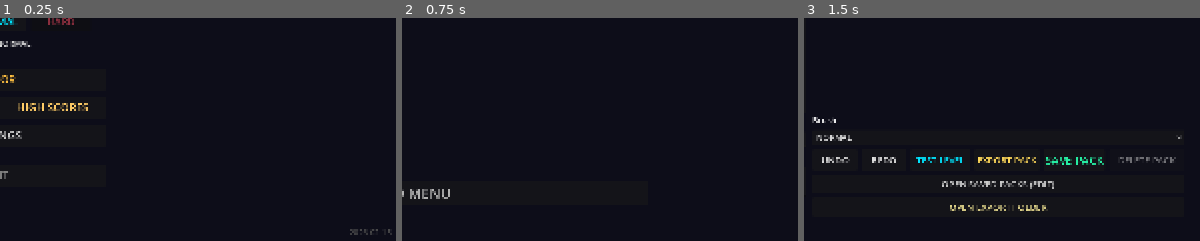
Above: before the commit, frames 1-3 (left to right).
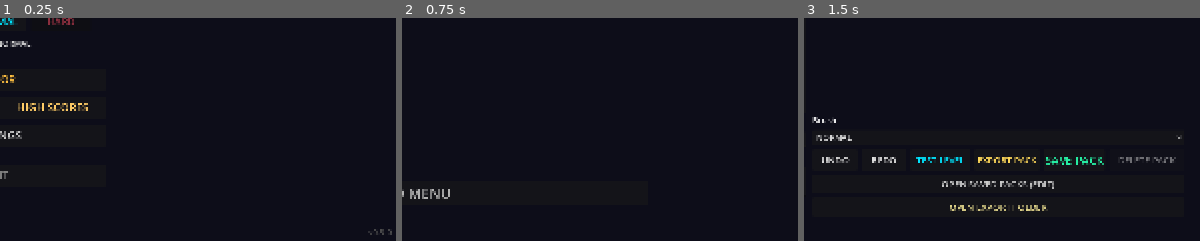
Above: after the commit, the same moments.

Repository: zepanv/zepball
Game: Godot game, scene res://scenes/ui/main_menu.tscn
The game is run twice, just before and just after one commit, with the same random seed, the same clock (stepped at 60 frames per second) and the same inputs.
Inputs:
- Up to frame 1 (0.25 s): no input
- Up to frame 2 (0.75 s): click "PLAY" at 0.5 s
- Up to frame 3 (1.5 s): click "+ CREATE NEW PACK" at 1.25 s
The pictures show only the part of the screen within x 50-100%, y 50-100%; the shares and areas given below are measured in that part.

The runs differ from the first frame. In frame 1, 0.1% of the frame differs, in the area x 88-99%, y 94-98%; in frame 2, nothing differs; in frame 3, nothing differs.

Commit message:
release: adopt semver 0.5.0 and add signed release workflow
Major Features:

- Release Versioning

  - Switched public versioning to SemVer baseline v0.5.0

  - Main menu version label now sourced from code constant

  - Added user-facing release verification section in README

Quality of Life:

- Release Packaging

  - Bundles now include LICENSE and SHA256SUMS.txt

  - Added optional Minisign signing and distribution of minisign.pub

Code Improvements:

- Release Automation

  - Added scripts/publish_github_release.sh for tag + GitHub release publishing

  - Added robust checks for required assets and gh authentication

Documentation:

- Reorganized .agent docs boundaries and reduced duplication

- Updated SOPs with SemVer policy, no auto-bump rule, and signing workflow

Co-Authored-By: Codex <codex@openai.com>

Diff:
--- a/scenes/ui/main_menu.tscn
+++ b/scenes/ui/main_menu.tscn
@@ -200,7 +200,7 @@
 grow_vertical = 0
 theme_override_colors/font_color = Color(0.3, 0.3, 0.3, 1)
 theme_override_font_sizes/font_size = 16
-text = "2026-02-15"
+text = "v0.5.0"
 horizontal_alignment = 2
 
 [node name="NewProfileDialog" type="ConfirmationDialog" parent="."]
--- a/scripts/ui/main_menu.gd
+++ b/scripts/ui/main_menu.gd
@@ -2,6 +2,7 @@
 
 ## Main Menu - Entry point for the game
 ## Allows player to start game, select difficulty, and quit
+const PUBLIC_VERSION: String = "0.5.0"
 
 @onready var current_difficulty_label = $VBoxContainer/CurrentDifficultyLabel
 @onready var easy_button = $VBoxContainer/DifficultyButtons/EasyButton
@@ -10,11 +11,14 @@
 @onready var play_button = $VBoxContainer/PlayButton
 @onready var return_button = $VBoxContainer/ReturnButton
 @onready var profile_dropdown = $VBoxContainer/ProfileContainer/ProfileDropdown
+@onready var version_label = $VersionLabel
 @onready var new_profile_dialog = $NewProfileDialog
 @onready var profile_name_input = $NewProfileDialog/VBoxContainer/ProfileNameInput
 
 func _ready():
 	"""Initialize main menu"""
+	version_label.text = "v%s" % PUBLIC_VERSION
+
 	# Unlock difficulty selection
 	DifficultyManager.unlock_difficulty()
 
Not shown, changed: .agent/AGENTS.md
Not shown, changed: .agent/CHANGELOG.md
Not shown, changed: .agent/QUICK-REF.md
Not shown, changed: .agent/README.md
Not shown, changed: .agent/SOP/critical-workflows.md
Not shown, changed: .agent/SOP/godot-workflow.md
Not shown, changed: .agent/System/architecture.md
Not shown, changed: .agent/System/tech-stack.md
Not shown, changed: README.md
Not shown, changed: scripts/export_release_bundle.sh
Not shown, added: scripts/publish_github_release.sh
